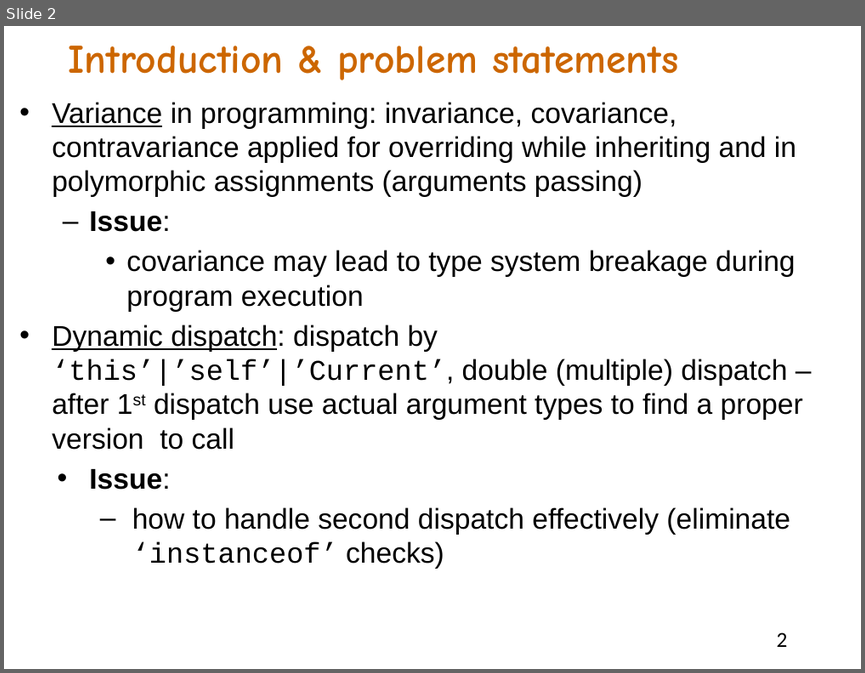
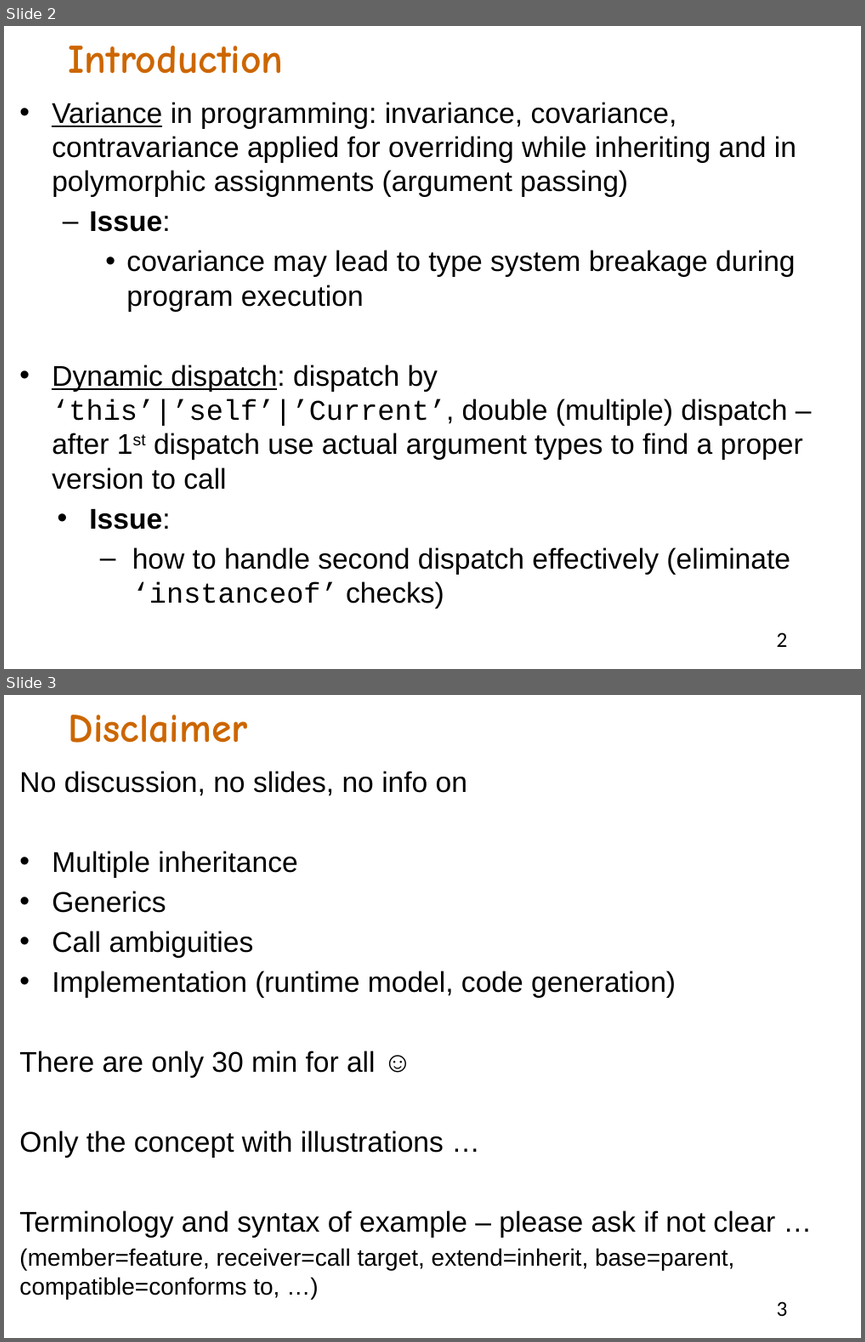
Before and after one commit to akanatov/SLang-, a slide deck: Docs/Multiple overriding or OOP approach to double dispatch.pptx. Shown one above the other, each under a label of ours: slide 2 before the commit, slides 2 and 3 after it. The pictures are 865x673 and 865x1342 pixels, drawn with LibreOffice and Linux fonts; fonts in the diff are those of the drawing. Boxes give left, top, right and bottom in pixels: in the first picture for what was removed or moved away, otherwise in the second. Text is boxed around its words. In the diff, an @@ line names an element or a change of style, - is before the commit and + after.

Commit message:
Slides about type-safe covariance

```diff
--- a/Docs/Multiple overriding or OOP approach to double dispatch.pptx
+++ b/Docs/Multiple overriding or OOP approach to double dispatch.pptx
@@ slide 3 added at (4, 695, 861, 1338), background #FFFFFF @@
@@ text added at (69, 715, 248, 743), 34 pt, text #CC6600, bold @@
+Disclaimer
@@ text added at (19, 771, 775, 1299), 24 pt, text #000000 @@
+No discussion, no slides, no info on
+• Multiple inheritance
+• Generics
+• Call ambiguities
+• Implementation (runtime model, code generation)
+There are only 30 min for all ☺
+Only the concept with illustrations …
+Terminology and syntax of example – please ask if not clear …
+(member=feature, receiver=call target, extend=inherit, base=parent, compatible=conforms to, …)
@@ page number added at (777, 1301, 788, 1315), 18 pt, text #000000 @@
+3
@@ slide 2 changed as well @@
@@ text at (69, 46, 284, 74): text changed @@
-Introduction & problem statements
+Introduction
@@ text at (52, 102, 796, 197): text changed @@
-• Variance in programming: invariance, covariance, contravariance applied for overriding while inheriting and in polymorphic assignments (arguments passing)
+• Variance in programming: invariance, covariance, contravariance applied for overriding while inheriting and in polymorphic assignments (argument passing)
```
Also in this commit, not shown: 4 other slides changed, 13 other slides added, 3 slides removed.
